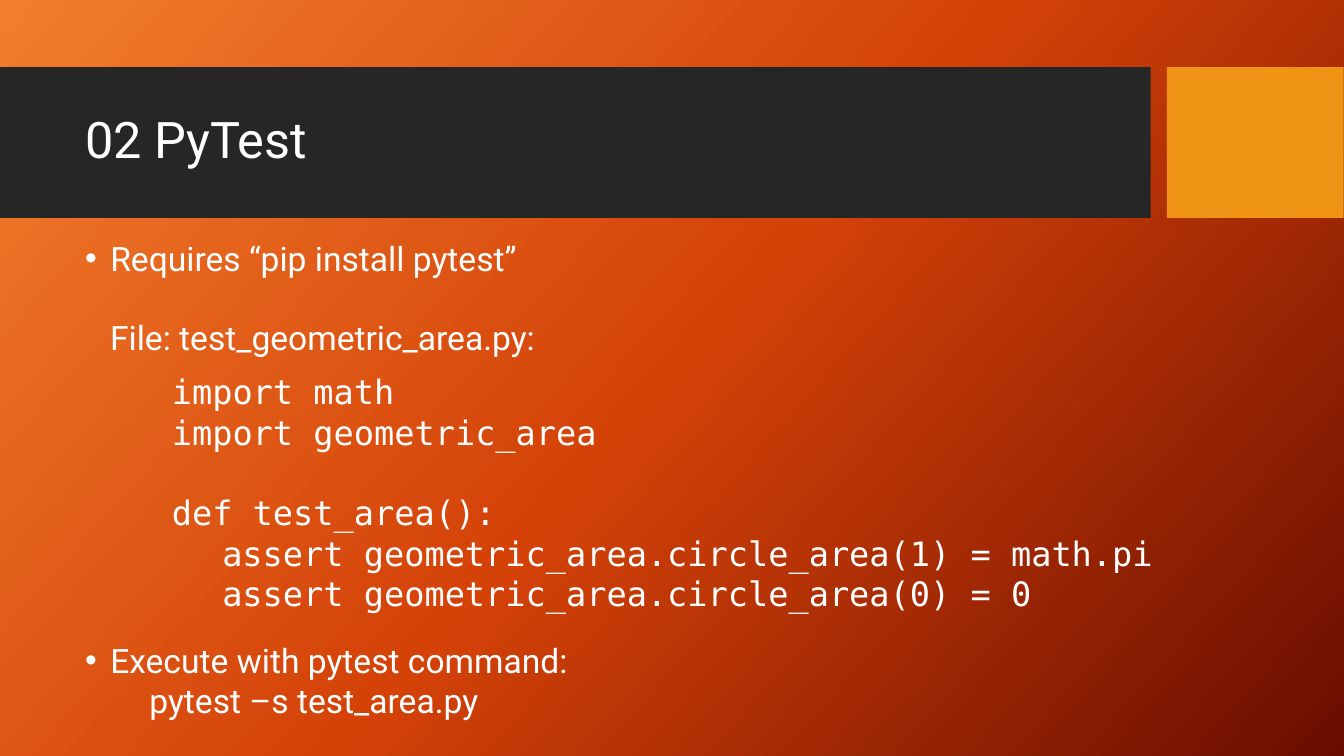
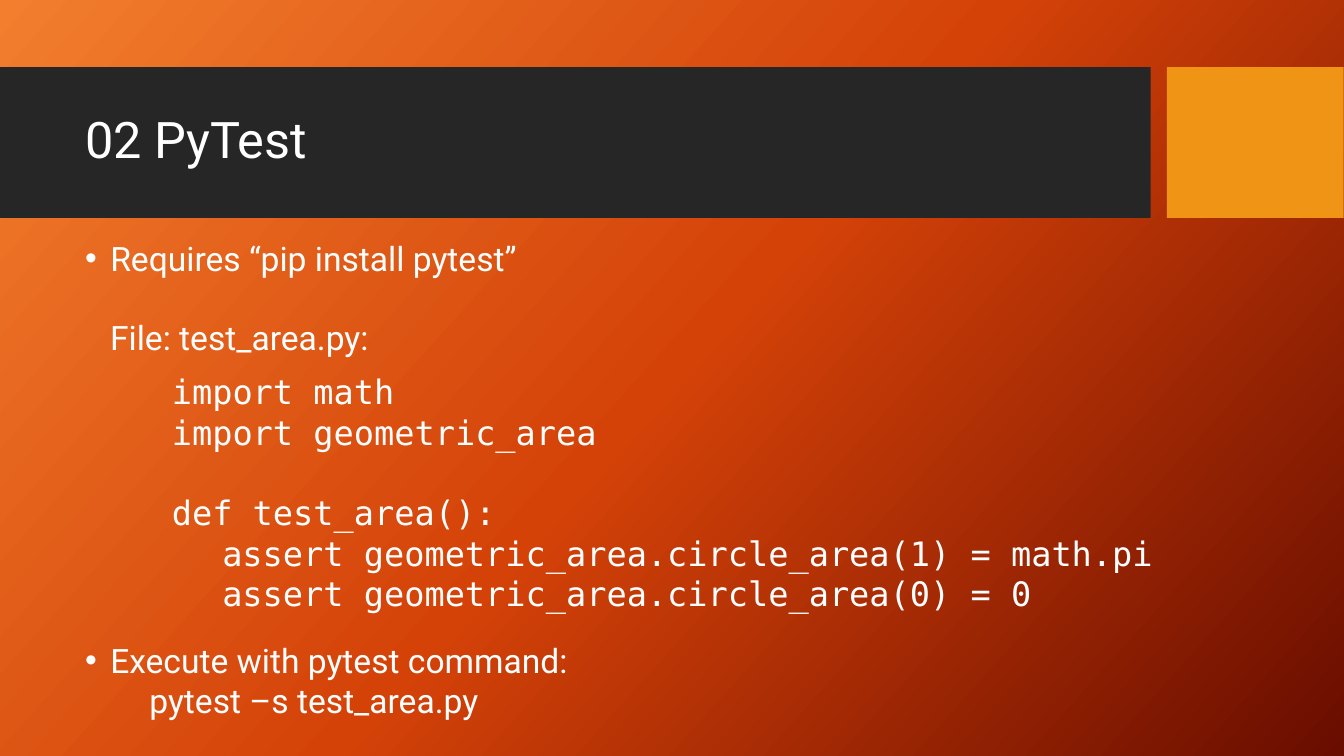
Before and after one commit to PrincetonUniversity/software_testing, a slide deck: slide 9 of UnitTestingSlides.pptx (slide 8 before the commit). Drawn at 1344x756 pixels with LibreOffice and Linux fonts; fonts in the diff are those of the drawing; background and template pictures are left out. Boxes give left, top, right and bottom in pixels: in the first picture for what was removed or moved away, otherwise in the second. Text is boxed around its words. In the diff, an @@ line names an element or a change of style, - is before the commit and + after.

```diff
--- a/UnitTestingSlides.pptx
+++ b/UnitTestingSlides.pptx
@@ text at bbox=[110, 324, 368, 357]: text changed @@
-File: test_geometric_area.py:
+File: test_area.py:
```
Also in this commit, not shown: 1 slide added.
